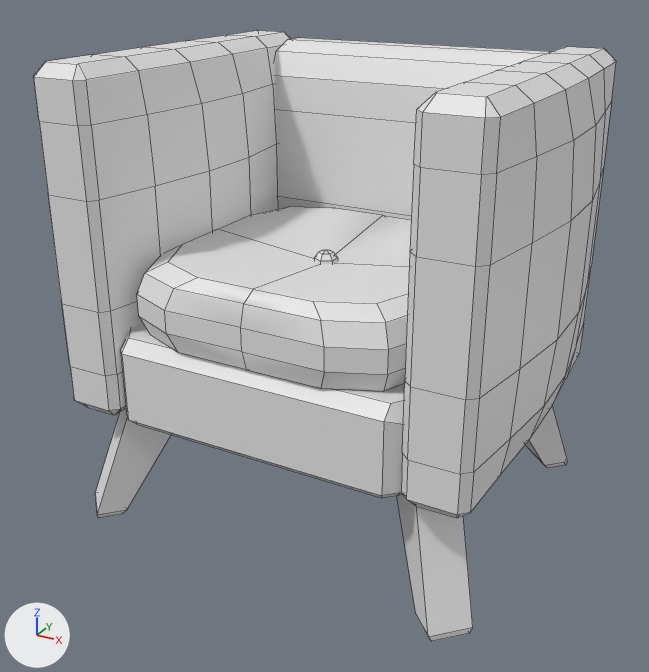
The FBX model Assets/Models/chair_single.fbx as it was, and as the next commit left it.
Both versions are drawn from a 50 mm lens placed at (-1.167, -1.519, 1.104), pointed at (-1.977, -0.047, 0.368). The lights are fixed; the arrows at lower left show +X, +Y and +Z. Mesh edges are drawn as thin lines.

Script lines for the objects in view, before the commit:
```python
me_cube_010 = bpy.data.meshes.new('Cube.010')
me_cube_010.from_pydata(...)  # 483 vertices, 451 faces; spans x -0.468..0.465, y -0.003..0.913, z -0.371..0.371
ob_sofa = bpy.data.objects.new('sofa', me_cube_010)
ob_sofa.location = (-1.967, 0.0, 0.0)
ob_sofa.rotation_euler = (1.571, 0.0, 0.0)  # degrees (90, 0, 0)
```
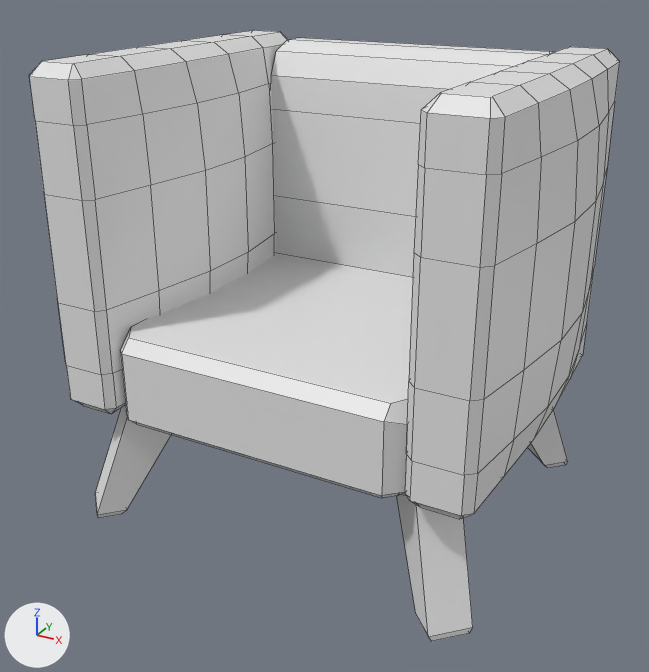
What differs and where, as boxes (x1, y1, x2, y2) in the pictures (649 x 672 px; the box of a moved part takes in the faces that stretch with it):
'sofa', reshaped, rescaled: before (34, 31, 616, 641); after (29, 30, 620, 641)
part 1 of me_cube_010, moved or reshaped: before (120, 38, 550, 498); after (120, 38, 553, 498)
part 2 of me_cube_010, moved or reshaped: before (401, 47, 616, 518); after (405, 47, 620, 519)
part 3 of me_cube_010, moved or reshaped: before (34, 31, 290, 415); after (29, 30, 288, 414)
part 4 of me_cube_010, added: after (397, 492, 473, 641)
part 5 of me_cube_010, added: after (527, 409, 568, 467)
part 6 of me_cube_010, deleted: before (95, 207, 568, 641)

What changed in the scene script:
```text
Change me_cube_010:
    used by ob_sofa; location = (-1.967, 0.0, 0.0); rotation_euler = (1.571, 0.0, 0.0), in degrees (90, 0, 0)
    remove me_cube_010.from_pydata(...)  # 483 vertices, 451 faces; spans x -0.468..0.465, y -0.003..0.913, z -0.371..0.371
    add me_cube_010.from_pydata(...)  # 366 vertices, 339 faces; spans x -47.797..47.13, y -0.343..91.32, z -37.087..37.087
    me_cube_010 part 1: the loose piece of 54 vertices spanning x -0.3..0.3, y 0.24..0.9, z -0.36..0.36 is scaled about the mesh origin by 100
    me_cube_010 part 2: the loose piece of 128 vertices spanning x 0.255..0.465, y 0.24..0.913, z -0.36..0.36 is scaled about its middle by 100, then moved by (36.307, 57.083, 0.0)
    me_cube_010 part 3: the loose piece of 128 vertices spanning x -0.468..-0.259, y 0.24..0.913, z -0.36..0.36 is scaled about its middle by 100, then moved by (-36.97, 57.083, 0.0)
    me_cube_010 part 4: a new loose piece of 14 vertices spanning x 17.265..43.087, y -0.343..23.657, z 11.265..37.087
    me_cube_010 part 5: a new loose piece of 14 vertices spanning x 17.265..43.087, y -0.343..23.657, z -37.087..-11.265
    me_cube_010 part 6: 6 loose pieces with 173 vertices, spanning x -0.431..0.431, y -0.003..0.56, z -0.371..0.371, are deleted
Change ob_sofa:
    ob_sofa.scale: (1.0, 1.0, 1.0) -> (0.01, 0.01, 0.01)
```
